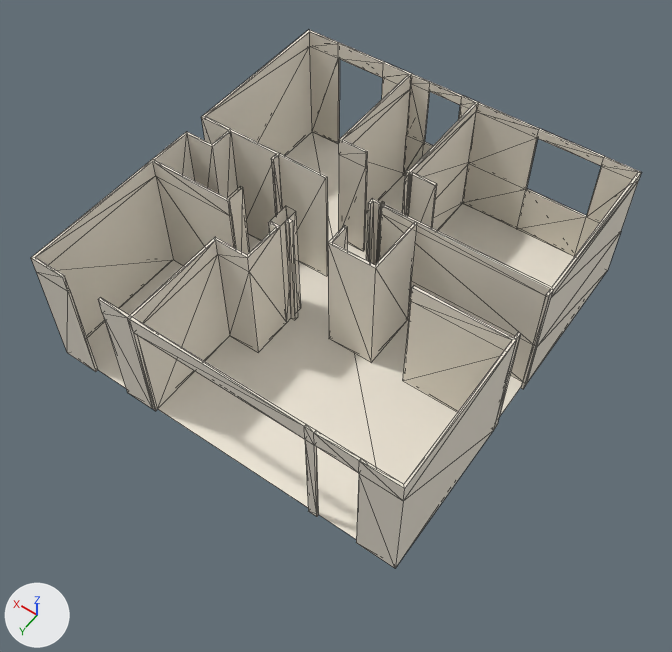
An edit to the glTF model public/models/casa.glb, drawn before and after from the same camera.
Before and after are seen from a camera (50 mm lens) standing at (-5.29, 9.79, 15.96) and looking at (1.79, -0.12, 0.4). Lighting does not change. The marker at lower left points along +X, +Y and +Z. The older version comes first. Mesh edges are drawn as thin lines.

In view in the first picture: 'Room.001', 'Room.014'.
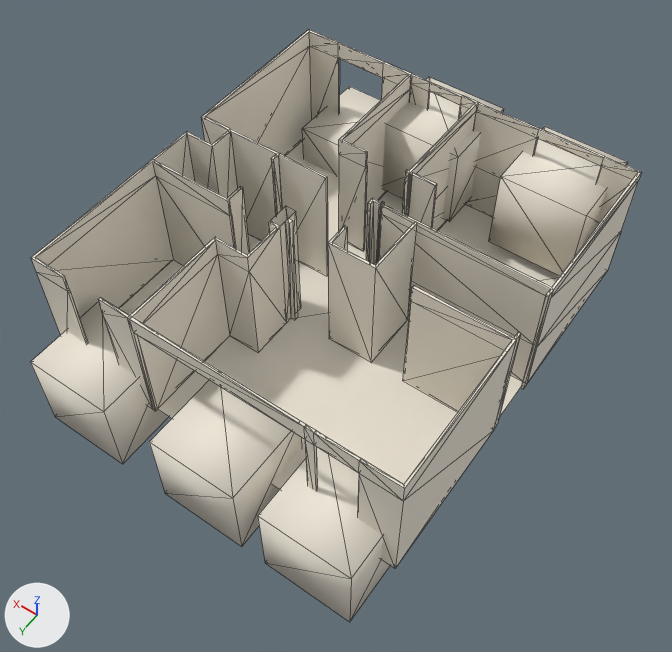
Commit message: Usa il GLB definitivo della casa esportato da Blender

Where the newer file only moved an object's origin or applied its transform, the numbers keep the older frame.

Boxes [x1, y1, x2, y2] around the edits, measured in the pictures (672 x 652 px):
'Window Sliding Mullion', added (pale yellow)
    after: [149, 380, 302, 547]
'Window Single.001', added (pale yellow)
    after: [258, 447, 391, 622]
'Window Stulp', added (pale yellow)
    after: [489, 127, 627, 276]
'Window Single.002', added (pale yellow)
    after: [31, 302, 169, 464]
'Window Single', added (pale yellow)
    after: [382, 77, 503, 222]
'Window Mullion 1Sash', added (pale yellow)
    after: [303, 86, 381, 176]

What changed in the scene script:
```text
Add me_windowmullion2sashstulp_001:
    me_windowmullion2sashstulp_001.from_pydata(...)  # a box spanning x -1.0..1.0, y -1.0..1.0, z -1.0..1.0
    me_windowmullion2sashstulp_001.materials.append(mat_default)  # pale yellow #f0e8da
Add ob_window_single_002:
    ob_window_single_002 = bpy.data.objects.new('Window Single.002', me_windowmullion2sashstulp_001)
    ob_window_single_002.location = (4.9, 3.51, 0.0)
Add ob_window_sliding_mullion:
    ob_window_sliding_mullion = bpy.data.objects.new('Window Sliding Mullion', me_windowmullion2sashstulp_001)
    ob_window_sliding_mullion.location = (1.75, 3.5, 0.0)
Add ob_window_single_001:
    ob_window_single_001 = bpy.data.objects.new('Window Single.001', me_windowmullion2sashstulp_001)
    ob_window_single_001.location = (-0.83, 3.5, 0.0)
Add ob_window_mullion_1sash:
    ob_window_mullion_1sash = bpy.data.objects.new('Window Mullion 1Sash', me_windowmullion2sashstulp_001)
    ob_window_mullion_1sash.location = (4.74, -5.25, 0.0)
    ob_window_mullion_1sash.rotation_euler = (0.0, 0.0, 3.142)  # degrees (0, 0, 180)
    ob_window_mullion_1sash.scale = (-1.0, 1.0, 1.0)
Add ob_window_single:
    ob_window_single = bpy.data.objects.new('Window Single', me_windowmullion2sashstulp_001)
    ob_window_single.location = (2.48, -5.25, 1.28)
    ob_window_single.rotation_euler = (0.0, 0.0, -3.142)  # degrees (0, 0, -180)
Add ob_window_stulp:
    ob_window_stulp = bpy.data.objects.new('Window Stulp', me_windowmullion2sashstulp_001)
    ob_window_stulp.location = (-0.57, -5.25, 1.28)
    ob_window_stulp.rotation_euler = (0.0, 0.0, 3.142)  # degrees (0, 0, 180)
    ob_window_stulp.scale = (-1.0, 1.0, 1.0)
```
